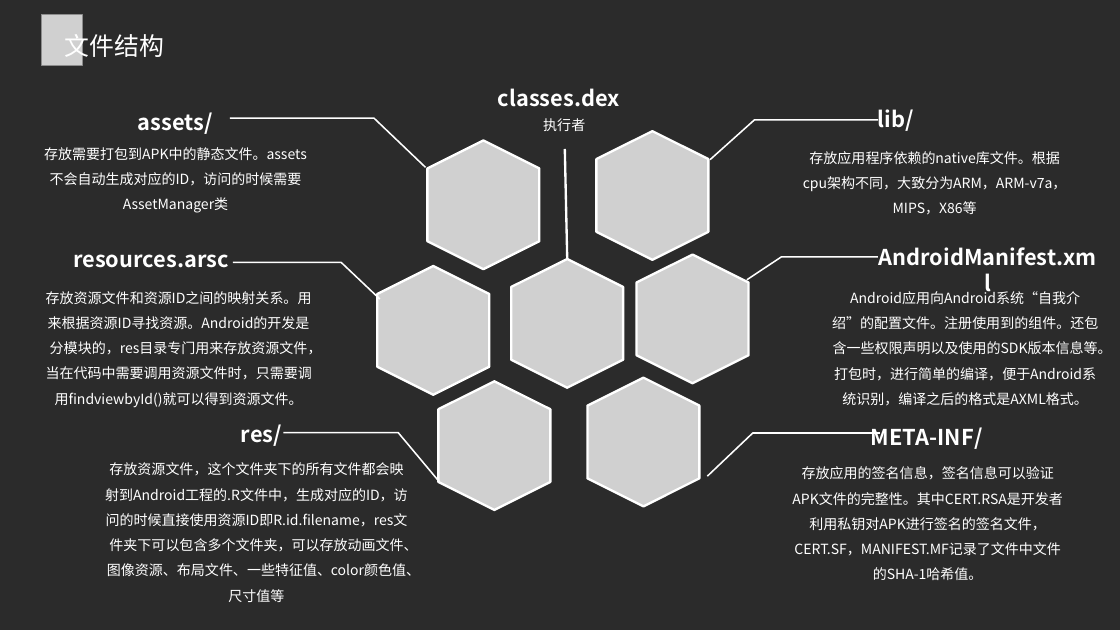
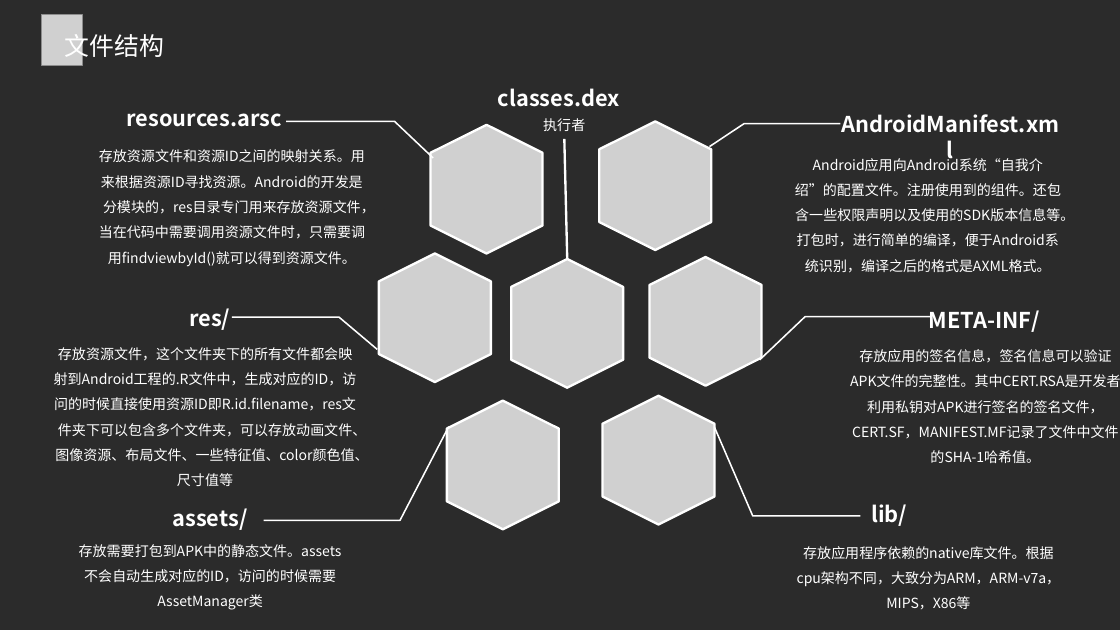
Before and after one commit to longtianlove/HotPatch, a slide deck: slide 5 of show/分享.pptx. Drawn at 1120x630 pixels with LibreOffice and Linux fonts; fonts in the diff are those of the drawing; grey boxes stand for pictures; background and template pictures are left out; a plain dark background stands for a picture behind light text. Boxes give left, top, right and bottom in pixels: in the first picture for what was removed or moved away, otherwise in the second. Text is boxed around its words. In the diff, an @@ line names an element or a change of style, - is before the commit and + after.

```diff
--- a/show/分享.pptx
+++ b/show/分享.pptx
@@ text "AndroidManifest.xml": place and size @@
-text "AndroidManifest.xml" at [879,247,1097,266]
+text "AndroidManifest.xml" at [841,114,1059,133]
@@ 2 texts, 1 freeform shape: place and size @@
-2 texts, 1 freeform shape at [46,254,380,408]
+2 texts, 1 freeform shape at [99,113,433,267]
@@ picture: place and size @@
-picture at [377,267,489,395]
+picture at [430,124,542,253]
@@ line moved from (567, 259) - (564, 149) to (567, 259) - (564, 139) @@
@@ picture: place and size @@
-picture at [636,254,748,383]
+picture at [599,121,711,250]
@@ freeform shape: place and size @@
-freeform shape at [747,256,878,279]
+freeform shape at [710,123,841,146]
@@ text "Android应用向Android系统“自我介绍”的配置文件。注册使用到的组件。还包含一些权限声明以及使用的SDK版本信 ...": place and size @@
-text "Android应用向Android系统“自我介绍”的配置文件。注册使用到的组件。还包含一些权限声明以及使用的SDK版本信 ..." at [832,289,1112,406]
+text "Android应用向Android系统“自我介绍”的配置文件。注册使用到的组件。还包含一些权限声明以及使用的SDK版本信 ..." at [795,156,1074,273]
@@ picture: place and size @@
-picture at [438,381,550,510]
+picture at [379,253,491,382]
@@ picture: place and size @@
-picture at [588,377,700,506]
+picture at [650,256,762,385]
@@ text "res/": place and size @@
-text "res/" at [241,424,282,446]
+text "res/" at [189,308,230,330]
@@ freeform shape: place and size @@
-freeform shape at [283,432,439,482]
+freeform shape at [232,317,377,349]
@@ freeform shape: place and size @@
-freeform shape at [708,433,880,477]
+freeform shape at [759,317,932,361]
@@ text "META-INF/": place and size @@
-text "META-INF/" at [871,427,983,449]
+text "META-INF/" at [929,310,1041,332]
@@ text "存放资源文件，这个文件夹下的所有文件都会映射到Android工程的.R文件中，生成对应的ID，访问的时候直接使用资源ID ...": place and size @@
-text "存放资源文件，这个文件夹下的所有文件都会映射到Android工程的.R文件中，生成对应的ID，访问的时候直接使用资源ID ..." at [105,462,420,602]
+text "存放资源文件，这个文件夹下的所有文件都会映射到Android工程的.R文件中，生成对应的ID，访问的时候直接使用资源ID ..." at [54,347,368,486]
@@ text "存放应用的签名信息，签名信息可以验证APK文件的完整性。其中CERT.RSA是开发者利用私钥对APK进行签名的签名文件， ...": place and size @@
-text "存放应用的签名信息，签名信息可以验证APK文件的完整性。其中CERT.RSA是开发者利用私钥对APK进行签名的签名文件， ..." at [792,466,1062,580]
+text "存放应用的签名信息，签名信息可以验证APK文件的完整性。其中CERT.RSA是开发者利用私钥对APK进行签名的签名文件， ..." at [850,349,1120,463]
@@ picture: place and size @@
-picture at [428,140,540,269]
+picture at [447,401,559,530]
@@ picture: place and size @@
-picture at [597,131,709,260]
+picture at [603,395,715,524]
@@ freeform shape: place and size @@
-freeform shape at [230,118,426,167]
+freeform shape at [263,427,448,521]
@@ freeform shape: place and size @@
-freeform shape at [710,120,878,159]
+freeform shape at [715,427,860,516]
@@ text "assets/": place and size @@
-text "assets/" at [138,112,213,134]
+text "assets/" at [172,508,247,530]
@@ text "lib/": place and size @@
-text "lib/" at [878,109,914,131]
+text "lib/" at [871,504,907,526]
@@ text "存放需要打包到APK中的静态文件。assets不会自动生成对应的ID，访问的时候需要AssetManager类": place and size @@
-text "存放需要打包到APK中的静态文件。assets不会自动生成对应的ID，访问的时候需要AssetManager类" at [44,147,307,213]
+text "存放需要打包到APK中的静态文件。assets不会自动生成对应的ID，访问的时候需要AssetManager类" at [79,544,342,610]
@@ text "存放应用程序依赖的native库文件。根据cpu架构不同，大致分为ARM，ARM-v7a，MIPS，X86等": place and size @@
-text "存放应用程序依赖的native库文件。根据cpu架构不同，大致分为ARM，ARM-v7a，MIPS，X86等" at [803,151,1067,215]
+text "存放应用程序依赖的native库文件。根据cpu架构不同，大致分为ARM，ARM-v7a，MIPS，X86等" at [797,546,1061,609]
```
Also in this commit, not shown: 5 other slides changed, 4 slides added, 22 slides removed, 6 other files.
